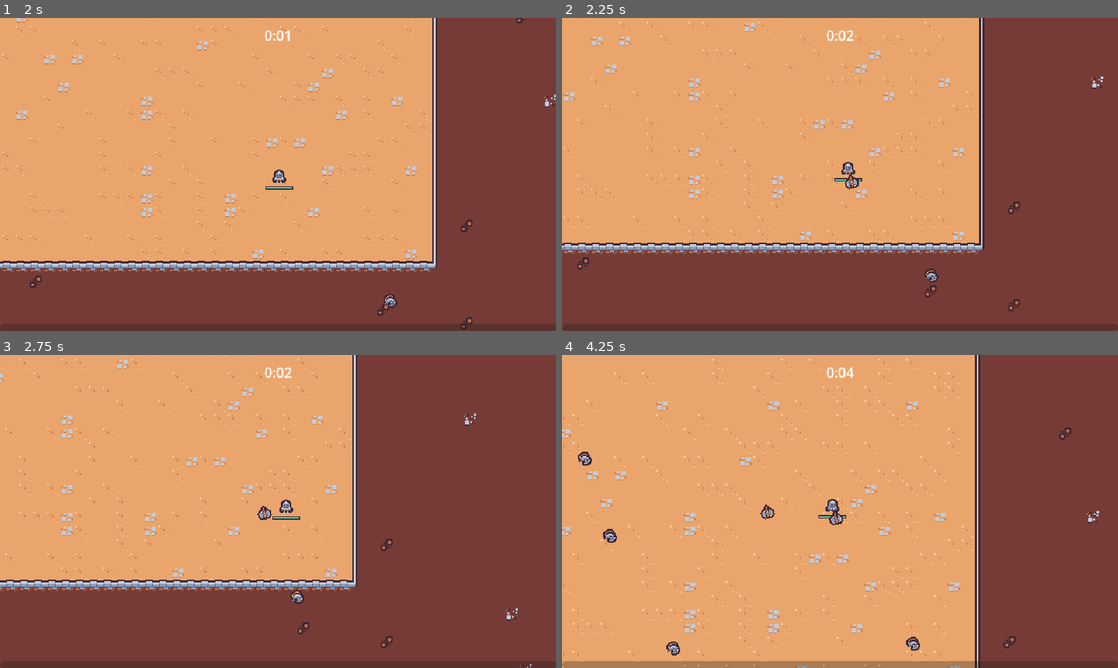
Above: before the commit, frames 1-4 (two rows, left to right).
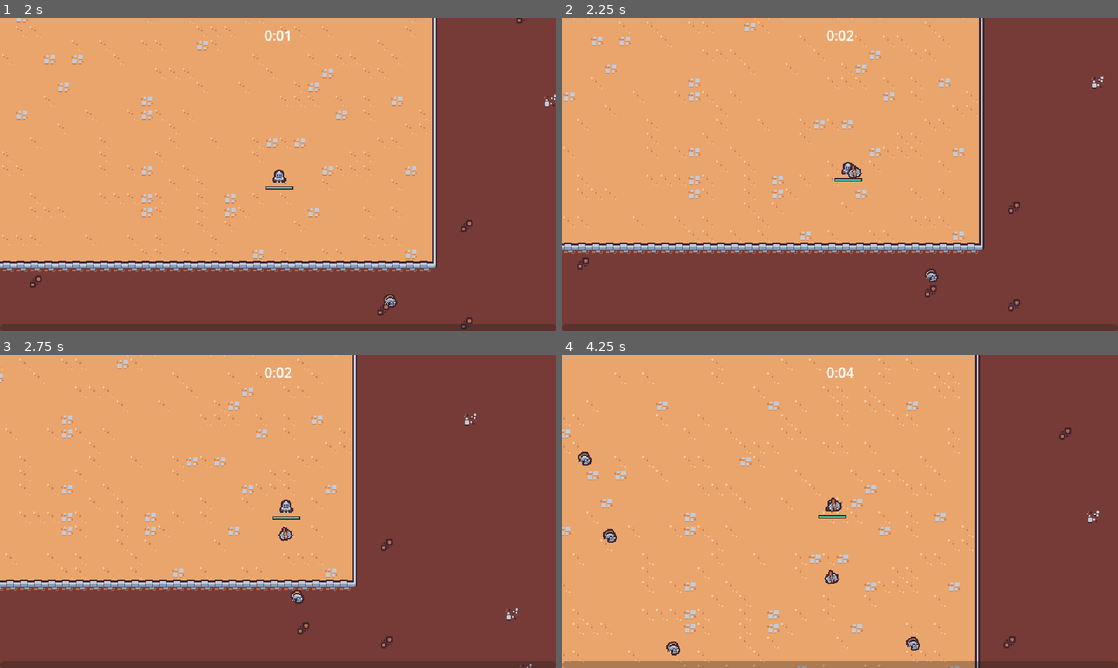
Above: after the commit, the same moments.

Repository: emyasnikov/2d-survivor-course
Game: Godot game, scene res://scenes/main/main.tscn
Same seed, same stepped clock (60 frames per second), same inputs: the game is played once before the commit and once after it.
Inputs (mouse positions are in pixels of both pictures, inside the frame that each line leads up to):
- Up to frame 1 (2 s): move the mouse to (400, 158) at 0.52 s; press the mouse at (400, 158) at 0.53 s; hold D (move_right) 0.53-1.28 s; move the mouse to (166, 190) at 1.27 s; release the mouse at (166, 190) at 1.28 s; hold S (move_down) from 1.28 s (still down); click (166, 190) at 1.35 s
- Up to frame 2 (2.25 s): move the mouse to (895, 105) at 2.02 s; release S (move_down) at 2.03 s; press the mouse at (895, 105) at 2.03 s; hold D (move_right) from 2.03 s (still down)
- Up to frame 3 (2.75 s): keep holding D (move_right)
- Up to frame 4 (4.25 s): move the mouse to (812, 574) at 2.77 s; release D (move_right) at 2.78 s; release the mouse at (812, 574) at 2.78 s; hold W (move_up) 2.78-3.53 s; click (812, 574) at 2.85 s; move the mouse to (1006, 558) at 3.52 s; press the mouse at (1006, 558) at 3.53 s; hold A (move_left) from 3.53 s (still down)

Frame 1 is identical in both runs. In frame 2, 0.1% of the frame differs, in the area x 50-54%, y 46-55%; in frame 3, 0.2%; in frame 4, 0.3%, in the area x 35-51%, y 45-74%.

Commit message:
Added random rotation for axe ability.

Diff:
--- a/scenes/abilities/axe_ability/axe_ability.gd
+++ b/scenes/abilities/axe_ability/axe_ability.gd
@@ -4,6 +4,8 @@
 const MAX_RADIUS = 100
 
 @onready var hitbox_component = $HitboxComponent
+
+var base_rotation = Vector2.RIGHT
 
 
 func _ready():
@@ -12,9 +14,11 @@
     tween.tween_method(tween_method, 0.0, 2.0, 3.0)
     tween.tween_callback(queue_free)
 
+    base_rotation = Vector2.RIGHT.rotated(randf_range(0, TAU))
+
 
 func tween_method(rotations: float):
-    var current_direction = Vector2.RIGHT.rotated(rotations * TAU)
+    var current_direction = base_rotation.rotated(rotations * TAU)
     var percent = rotations / 2
 
     var current_radius = percent * MAX_RADIUS
